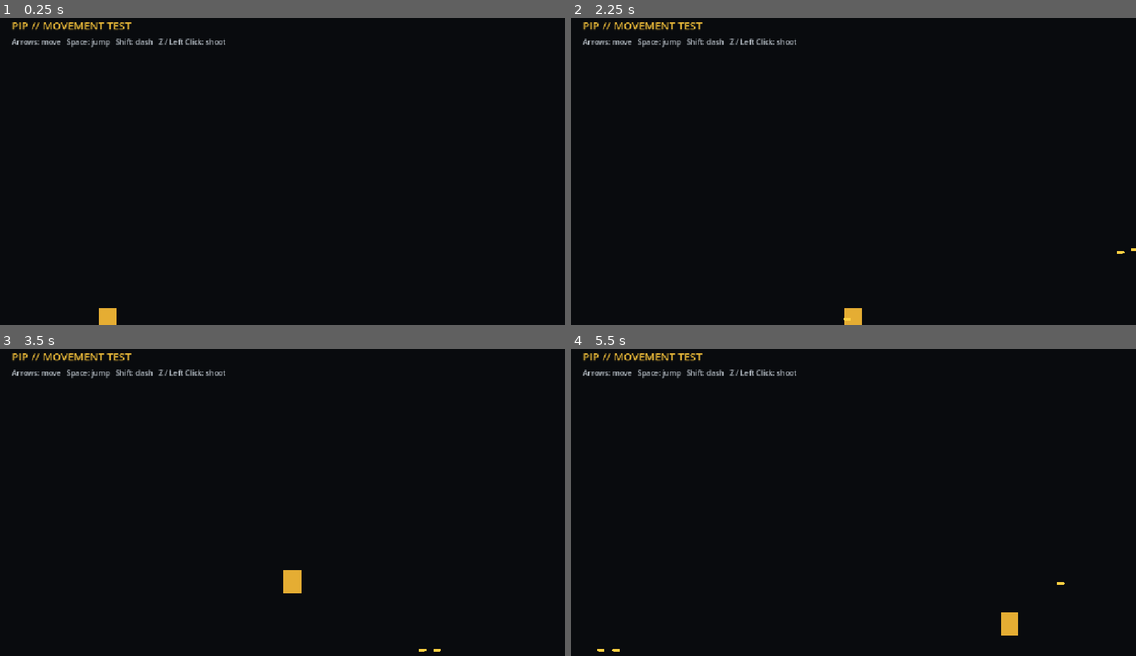
Above: before the commit, frames 1-4 (two rows, left to right).
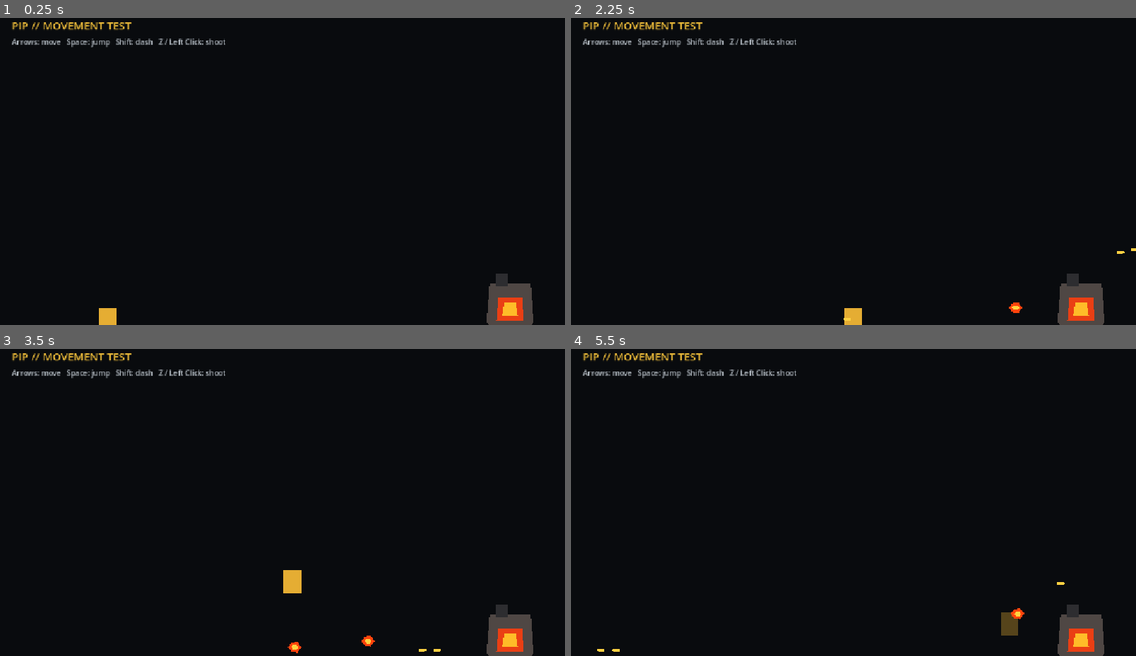
Above: after the commit, the same moments.

Repository: koushamoeini/Reign-of-Gears
Game: Godot game, scene res://main.tscn
Two runs of this game, one before a commit and one after it. Both use one fixed random seed, a clock stepped at 60 frames per second and the inputs below.
Inputs (mouse positions are in pixels of both pictures, inside the frame that each line leads up to):
- Up to frame 1 (0.25 s): no input
- Up to frame 2 (2.25 s): tap Enter at 0.5 s; move the mouse to (977, 150) at 0.52 s; hold Right (pip_move_right) 0.53-2.03 s; tap Shift (pip_dash) at 0.6, 2.1 s; click (977, 150) at 0.67 s; tap Space (pip_jump) at 0.77, 1.52 s; move the mouse to (740, 183) at 1.27 s; tap Z (pip_shoot) at 1.35 s; click (740, 183) at 1.42 s; move the mouse to (910, 97) at 2.02 s; hold Left (pip_move_left) from 2.03 s (still down); click (910, 97) at 2.17 s
- Up to frame 3 (3.5 s): move the mouse to (254, 560) at 2.77 s; release Left (pip_move_left) at 2.78 s; hold Right (pip_move_right) from 2.78 s (still down); tap Z (pip_shoot) at 2.85 s; click (254, 560) at 2.92 s; tap Space (pip_jump) at 3.02 s
- Up to frame 4 (5.5 s): move the mouse to (1023, 545) at 3.52 s; tap Shift (pip_dash) at 3.6, 5.1 s; click (1023, 545) at 3.67 s; tap Space (pip_jump) at 3.77, 4.52 s; move the mouse to (684, 450) at 4.27 s; release Right (pip_move_right) at 4.28 s; hold Left (pip_move_left) 4.28-5.03 s; tap Z (pip_shoot) at 4.35 s; click (684, 450) at 4.42 s; move the mouse to (881, 496) at 5.02 s; hold Right (pip_move_right) from 5.03 s (still down); click (881, 496) at 5.17 s

The runs differ from the first frame. In frame 1, 1.1% of the frame differs, in the area x 86-95%, y 83-100%; in frame 2, 1.2%; in frame 3, 1.2%; in frame 4, 1.4%, in the area x 76-95%, y 83-100%.

Commit message:
Add Furnace Goliath boss encounter

Diff:
--- /dev/null
+++ b/bosses/fireball.gd
@@ -0,0 +1,23 @@
+class_name FurnaceFireball
+extends Area2D
+
+@export var speed: float = 360.0
+@export var damage: int = 1
+
+var direction: Vector2 = Vector2.LEFT
+
+
+func _physics_process(delta: float) -> void:
+	global_position += direction.normalized() * speed * delta
+
+
+func _on_body_entered(body: Node) -> void:
+	if not body.is_in_group("player"):
+		return
+	if body.has_method("take_damage"):
+		body.take_damage(damage)
+	queue_free()
+
+
+func _on_screen_exited() -> void:
+	queue_free()
--- /dev/null
+++ b/bosses/fireball.tscn
@@ -0,0 +1,28 @@
+[gd_scene load_steps=3 format=3]
+
+[ext_resource type="Script" path="res://bosses/fireball.gd" id="1_fireball"]
+
+[sub_resource type="CircleShape2D" id="FireballShape"]
+radius = 10.0
+
+[node name="Fireball" type="Area2D"]
+collision_layer = 8
+collision_mask = 1
+script = ExtResource("1_fireball")
+
+[node name="Glow" type="Polygon2D" parent="."]
+polygon = PackedVector2Array(-14, 0, -7, -9, 5, -11, 14, 0, 5, 11, -7, 9)
+color = Color(1, 0.27, 0.05, 1)
+
+[node name="Core" type="Polygon2D" parent="."]
+polygon = PackedVector2Array(-7, 0, -3, -5, 4, -5, 7, 0, 4, 5, -3, 5)
+color = Color(1, 0.83, 0.25, 1)
+
+[node name="CollisionShape2D" type="CollisionShape2D" parent="."]
+shape = SubResource("FireballShape")
+
+[node name="VisibleOnScreenNotifier2D" type="VisibleOnScreenNotifier2D" parent="."]
+rect = Rect2(-16, -16, 32, 32)
+
+[connection signal="body_entered" from="." to="." method="_on_body_entered"]
+[connection signal="screen_exited" from="VisibleOnScreenNotifier2D" to="." method="_on_screen_exited"]
--- /dev/null
+++ b/bosses/furnace_goliath.gd
@@ -0,0 +1,134 @@
+class_name FurnaceGoliath
+extends CharacterBody2D
+
+signal health_changed(current_health: int, max_health: int)
+signal phase_changed(new_phase: int)
+signal died
+
+enum State { IDLE, SHOOTING, DASH_ATTACK }
+
+const MAX_HEALTH := 50
+const PHASE_TWO_THRESHOLD := 25
+const IDLE_DURATION := 2.0
+const SHOT_COUNT := 3
+const SHOT_INTERVAL := 0.4
+const DASH_SPEED := 820.0
+const DASH_DURATION := 0.65
+
+@export var fireball_scene: PackedScene = preload("res://bosses/fireball.tscn")
+
+@onready var muzzle: Marker2D = $Muzzle
+
+var health: int = MAX_HEALTH
+var phase: int = 1
+var state: State = State.IDLE
+var player: Node2D
+var state_time_remaining: float = IDLE_DURATION
+var dash_direction: float = -1.0
+var next_attack_is_dash: bool = false
+
+
+func _ready() -> void:
+	player = get_tree().get_first_node_in_group("player") as Node2D
+	_change_state(State.IDLE)
+
+
+func _physics_process(delta: float) -> void:
+	if not is_on_floor():
+		velocity += get_gravity() * delta
+
+	match state:
+		State.IDLE:
+			velocity.x = move_toward(velocity.x, 0.0, 1200.0 * delta)
+			state_time_remaining -= delta
+			if state_time_remaining <= 0.0:
+				_choose_attack()
+		State.SHOOTING:
+			velocity.x = move_toward(velocity.x, 0.0, 1200.0 * delta)
+		State.DASH_ATTACK:
+			velocity.x = dash_direction * DASH_SPEED
+			state_time_remaining -= delta
+			if state_time_remaining <= 0.0:
+				_change_state(State.IDLE)
+
+	move_and_slide()
+	if state == State.DASH_ATTACK:
+		_damage_dash_collisions()
+
+
+func take_damage(amount: int) -> void:
+	if amount <= 0 or health <= 0:
+		return
+
+	health = maxi(health - amount, 0)
+	health_changed.emit(health, MAX_HEALTH)
+
+	if phase == 1 and health < PHASE_TWO_THRESHOLD:
+		phase = 2
+		next_attack_is_dash = true
+		phase_changed.emit(phase)
+
+	if health == 0:
+		died.emit()
+		queue_free()
+
+
+func _choose_attack() -> void:
+	if phase == 2 and next_attack_is_dash:
+		next_attack_is_dash = false
+		_change_state(State.DASH_ATTACK)
+	else:
+		next_attack_is_dash = phase == 2
+		_change_state(State.SHOOTING)
+
+
+func _change_state(new_state: State) -> void:
+	state = new_state
+
+	match state:
+		State.IDLE:
+			state_time_remaining = IDLE_DURATION
+		State.SHOOTING:
+			_shooting_sequence()
+		State.DASH_ATTACK:
+			state_time_remaining = DASH_DURATION
+			dash_direction = _direction_to_player()
+
+
+func _shooting_sequence() -> void:
+	for shot_index in SHOT_COUNT:
+		if state != State.SHOOTING or not is_instance_valid(player):
+			break
+		_fire_at_player()
+		if shot_index < SHOT_COUNT - 1:
+			await get_tree().create_timer(SHOT_INTERVAL).timeout
+
+	if state == State.SHOOTING:
+		_change_state(State.IDLE)
+
+
+func _fire_at_player() -> void:
+	if not is_instance_valid(player):
+		player = get_tree().get_first_node_in_group("player") as Node2D
+	if not is_instance_valid(player):
+		return
+
+	var fireball := fireball_scene.instantiate()
+	fireball.set("direction", muzzle.global_position.direction_to(player.global_position))
+	get_tree().current_scene.add_child(fireball)
+	fireball.global_position = muzzle.global_position
+
+
+func _direction_to_player() -> float:
+	if is_instance_valid(player):
+		var horizontal_distance := player.global_position.x - global_position.x
+		if not is_zero_approx(horizontal_distance):
+			return signf(horizontal_distance)
+	return -1.0
+
+
+func _damage_dash_collisions() -> void:
+	for collision_index in get_slide_collision_count():
+		var collider := get_slide_collision(collision_index).get_collider()
+		if collider is Node and collider.is_in_group("player") and collider.has_method("take_damage"):
+			collider.take_damage(1)
--- /dev/null
+++ b/bosses/furnace_goliath.tscn
@@ -0,0 +1,32 @@
+[gd_scene load_steps=3 format=3]
+
+[ext_resource type="Script" path="res://bosses/furnace_goliath.gd" id="1_boss"]
+
+[sub_resource type="CapsuleShape2D" id="BossShape"]
+radius = 42.0
+height = 96.0
+
+[node name="FurnaceGoliath" type="CharacterBody2D" groups=["bosses"]]
+script = ExtResource("1_boss")
+
+[node name="Body" type="Polygon2D" parent="."]
+polygon = PackedVector2Array(-42, -48, 42, -48, 48, 30, 30, 48, -30, 48, -48, 30)
+color = Color(0.31, 0.28, 0.27, 1)
+
+[node name="Furnace" type="Polygon2D" parent="."]
+polygon = PackedVector2Array(-24, -20, 24, -20, 28, 28, -28, 28)
+color = Color(0.92, 0.25, 0.08, 1)
+
+[node name="Core" type="Polygon2D" parent="."]
+polygon = PackedVector2Array(-12, -10, 12, -10, 16, 18, -16, 18)
+color = Color(1, 0.74, 0.16, 1)
+
+[node name="Chimney" type="Polygon2D" parent="."]
+polygon = PackedVector2Array(-28, -70, -5, -70, -5, -42, -28, -42)
+color = Color(0.18, 0.18, 0.19, 1)
+
+[node name="CollisionShape2D" type="CollisionShape2D" parent="."]
+shape = SubResource("BossShape")
+
+[node name="Muzzle" type="Marker2D" parent="."]
+position = Vector2(-50, -8)
--- a/main.tscn
+++ b/main.tscn
@@ -1,7 +1,8 @@
-[gd_scene load_steps=5 format=3 uid="uid://b1mdvlxq68laf"]
+[gd_scene format=3 uid="uid://b1mdvlxq68laf"]
 
-[ext_resource type="Script" path="res://main.gd" id="1_main"]
+[ext_resource type="Script" uid="uid://bue1xvmtgfaoq" path="res://main.gd" id="1_main"]
 [ext_resource type="PackedScene" path="res://player/pip.tscn" id="2_pip"]
+[ext_resource type="PackedScene" path="res://bosses/furnace_goliath.tscn" id="3_boss"]
 
 [sub_resource type="RectangleShape2D" id="FloorShape"]
 size = Vector2(1280, 60)
@@ -12,13 +13,15 @@
 [node name="Main" type="Node2D" unique_id=889198793]
 script = ExtResource("1_main")
 
-[node name="Background" type="ColorRect" parent="."]
-offset_right = 1280.0
-offset_bottom = 720.0
+[node name="Background" type="ColorRect" parent="." unique_id=356874502]
+offset_left = 1.0
+offset_top = -1.0
+offset_right = 1281.0
+offset_bottom = 719.0
+mouse_filter = 2
 color = Color(0.035, 0.043, 0.055, 1)
-mouse_filter = 2
 
-[node name="Title" type="Label" parent="."]
+[node name="Title" type="Label" parent="." unique_id=441292646]
 offset_left = 24.0
 offset_top = 20.0
 offset_right = 420.0
@@ -27,7 +30,7 @@
 theme_override_font_sizes/font_size = 22
 text = "PIP // MOVEMENT TEST"
 
-[node name="Controls" type="Label" parent="."]
+[node name="Controls" type="Label" parent="." unique_id=973199080]
 offset_left = 24.0
 offset_top = 58.0
 offset_right = 620.0
@@ -36,27 +39,30 @@
 theme_override_font_sizes/font_size = 15
 text = "Arrows: move   Space: jump   Shift: dash   Z / Left Click: shoot"
 
-[node name="Floor" type="StaticBody2D" parent="."]
+[node name="Floor" type="StaticBody2D" parent="." unique_id=1373653812]
 position = Vector2(640, 690)
 
-[node name="Visual" type="Polygon2D" parent="Floor"]
+[node name="Visual" type="Polygon2D" parent="Floor" unique_id=1983497154]
+color = Color(0.18, 0.2, 0.22, 1)
 polygon = PackedVector2Array(-640, -30, 640, -30, 640, 30, -640, 30)
-color = Color(0.18, 0.2, 0.22, 1)
 
-[node name="CollisionShape2D" type="CollisionShape2D" parent="Floor"]
+[node name="CollisionShape2D" type="CollisionShape2D" parent="Floor" unique_id=1458498936]
 shape = SubResource("FloorShape")
 
-[node name="LeftWall" type="StaticBody2D" parent="."]
+[node name="LeftWall" type="StaticBody2D" parent="." unique_id=1361637125]
 position = Vector2(-20, 360)
 
-[node name="CollisionShape2D" type="CollisionShape2D" parent="LeftWall"]
+[node name="CollisionShape2D" type="CollisionShape2D" parent="LeftWall" unique_id=661248097]
 shape = SubResource("WallShape")
 
-[node name="RightWall" type="StaticBody2D" parent="."]
+[node name="RightWall" type="StaticBody2D" parent="." unique_id=627353706]
 position = Vector2(1300, 360)
 
-[node name="CollisionShape2D" type="CollisionShape2D" parent="RightWall"]
+[node name="CollisionShape2D" type="CollisionShape2D" parent="RightWall" unique_id=1135327195]
 shape = SubResource("WallShape")
 
-[node name="Pip" parent="." instance=ExtResource("2_pip")]
+[node name="Pip" parent="." unique_id=1989913464 instance=ExtResource("2_pip")]
 position = Vector2(220, 620)
+
+[node name="FurnaceGoliath" parent="." instance=ExtResource("3_boss")]
+position = Vector2(1040, 610)
--- a/player/pip.tscn
+++ b/player/pip.tscn
@@ -9,7 +9,7 @@
 [sub_resource type="RectangleShape2D" id="HurtboxShape_pip"]
 size = Vector2(32, 44)
 
-[node name="Pip" type="CharacterBody2D"]
+[node name="Pip" type="CharacterBody2D" groups=["player"]]
 script = ExtResource("1_pip")
 
 [node name="Body" type="Polygon2D" parent="."]
Not shown, added: bosses/fireball.gd.uid
Not shown, added: bosses/furnace_goliath.gd.uid
